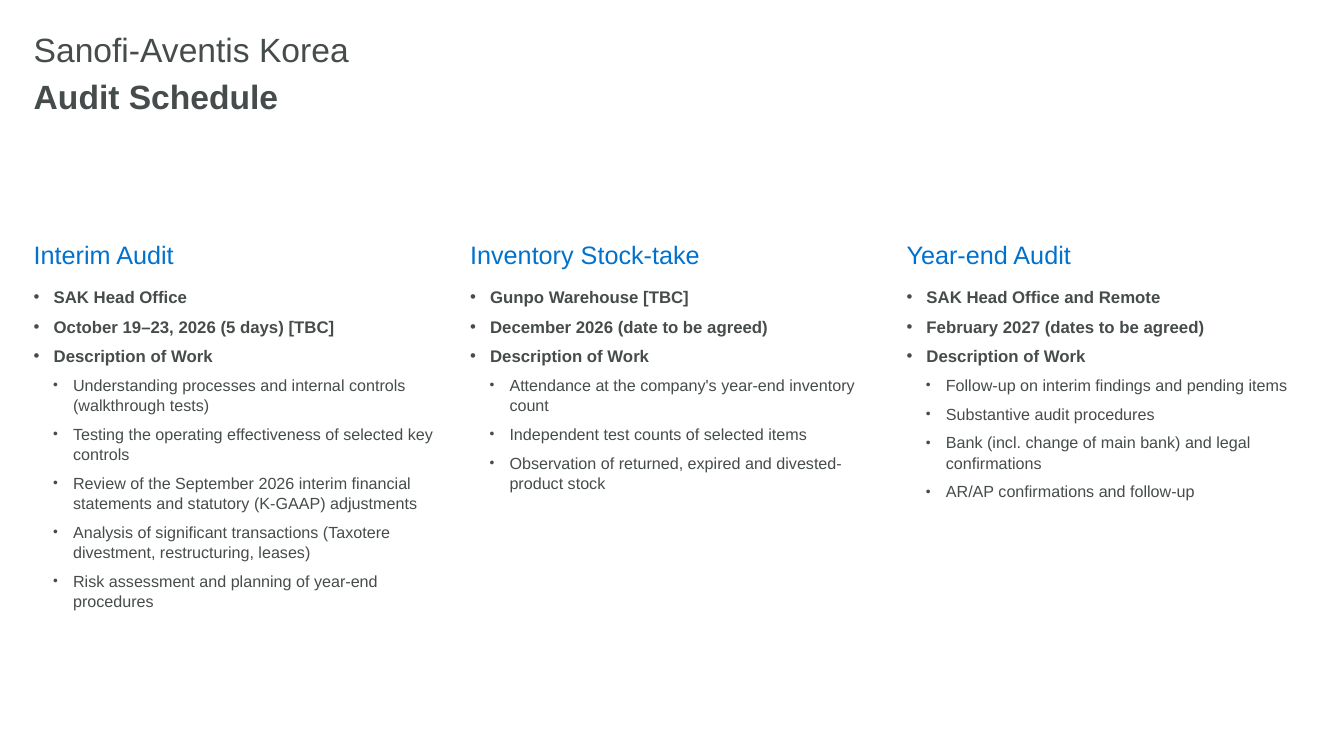
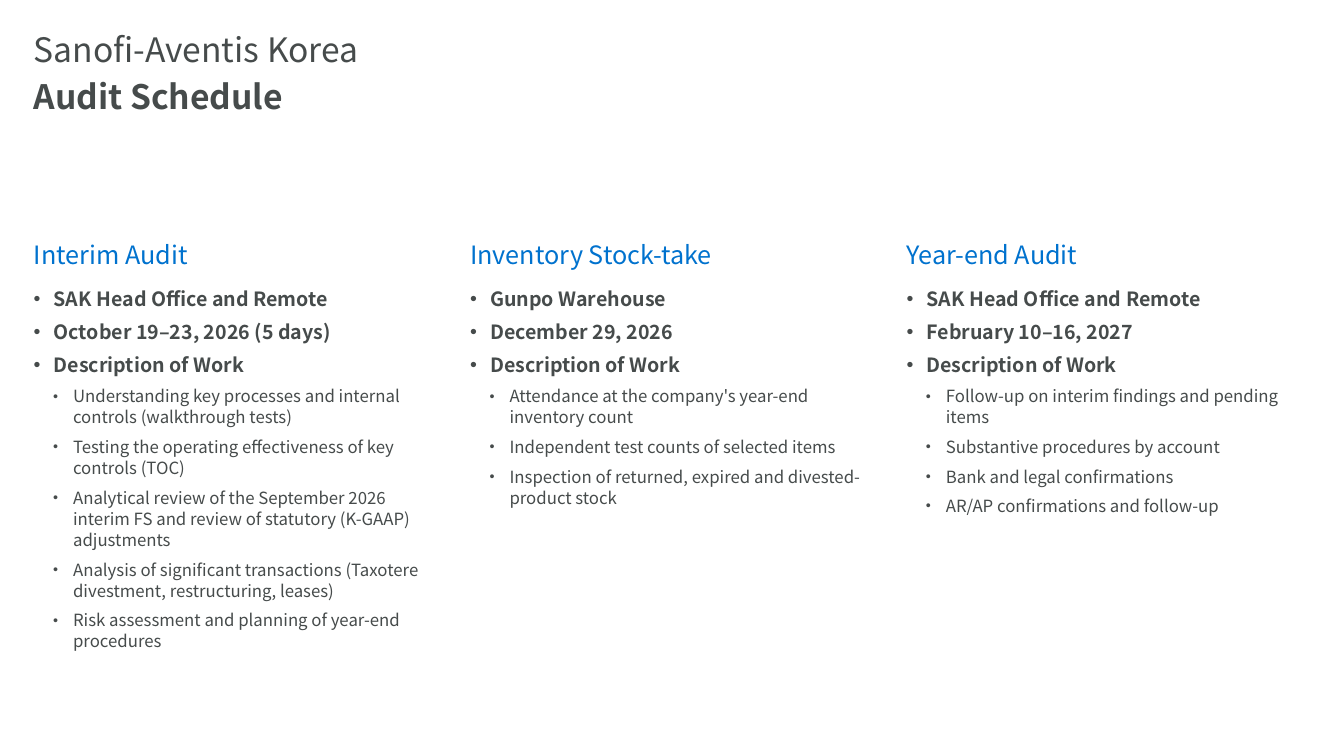
Before and after one commit to hansesle-maker/code, a slide deck: slide 4 of deliverables/SAK_FY2026_Interim_Closing_EN.pptx. Drawn at 1344x756 pixels with LibreOffice and Linux fonts; fonts in the diff are those of the drawing; background and template pictures are left out. Boxes give left, top, right and bottom in pixels: in the first picture for what was removed or moved away, otherwise in the second. Text is boxed around its words. In the diff, an @@ line names an element or a change of style, - is before the commit and + after.

```diff
--- a/deliverables/SAK_FY2026_Interim_Closing_EN.pptx
+++ b/deliverables/SAK_FY2026_Interim_Closing_EN.pptx
@@ font Arial to Noto Sans CJK KR in 5 elements at bbox=[34, 35, 358, 63], bbox=[34, 82, 283, 110], bbox=[34, 244, 187, 265], bbox=[470, 244, 712, 270], bbox=[907, 244, 1077, 265] @@
@@ text at bbox=[54, 290, 331, 344]: text changed; size 12 to 14 pt; font Arial to Noto Sans CJK KR @@
-• SAK Head Office
-• October 19–23, 2026 (5 days) [TBC]
+• SAK Head Office and Remote
+• October 19–23, 2026 (5 days)
@@ text at bbox=[490, 290, 673, 343]: text changed; size 12 to 14 pt; font Arial to Noto Sans CJK KR @@
-• Gunpo Warehouse [TBC]
-• December 2026 (date to be agreed)
+• Gunpo Warehouse
+• December 29, 2026
@@ text at bbox=[926, 290, 1279, 516]: size 12 to 14 pt in "SAK Head Office and Remote", "Description of Work"; font Arial to Noto Sans CJK KR in "SAK Head Office and Remote", "Description of Work", "Follow-up on interim findings and pending items", "AR/AP confirmations and follow-up"; size 11.5 to 12 pt in "Follow-up on interim findings and pending items", "AR/AP confirmations and follow-up" @@
@@ text at bbox=[926, 323, 1133, 344]: text changed; size 12 to 14 pt; font Arial to Noto Sans CJK KR @@
-• February 2027 (dates to be agreed)
+• February 10–16, 2027
@@ text at bbox=[54, 356, 419, 651]: size 12 to 14 pt in "Description of Work"; font Arial to Noto Sans CJK KR in "Description of Work", "Analysis of significant transactions (Taxotere divestment, r ...", "Risk assessment and planning of year-end procedures"; size 11.5 to 12 pt in "Analysis of significant transactions (Taxotere divestment, r ...", "Risk assessment and planning of year-end procedures" @@
@@ text at bbox=[490, 356, 835, 457]: size 12 to 14 pt in "Description of Work"; font Arial to Noto Sans CJK KR in "Description of Work", "Attendance at the company's year-end inventory count", "Independent test counts of selected items"; size 11.5 to 12 pt in "Attendance at the company's year-end inventory count", "Independent test counts of selected items" @@
@@ text at bbox=[73, 388, 410, 550]: text changed; size 11.5 to 12 pt; font Arial to Noto Sans CJK KR @@
-  • Understanding processes and internal controls (walkthrough tests)
-  • Testing the operating effectiveness of selected key controls
-  • Review of the September 2026 interim financial statements and statutory (K-GAAP) adjustments
+  • Understanding key processes and internal controls (walkthrough tests)
+  • Testing the operating effectiveness of key controls (TOC)
+  • Analytical review of the September 2026 interim FS and review of statutory (K-GAAP) adjustments
@@ text at bbox=[946, 439, 1220, 487]: text changed; size 11.5 to 12 pt; font Arial to Noto Sans CJK KR @@
-  • Substantive audit procedures
-  • Bank (incl. change of main bank) and legal confirmations
+  • Substantive procedures by account
+  • Bank and legal confirmations
@@ text at bbox=[510, 469, 860, 508]: text changed; size 11.5 to 12 pt; font Arial to Noto Sans CJK KR @@
-  • Observation of returned, expired and divested-product stock
+  • Inspection of returned, expired and divested-product stock
```
Also in this commit, not shown: 15 other slides changed, 10 slides removed, 1 other file.
